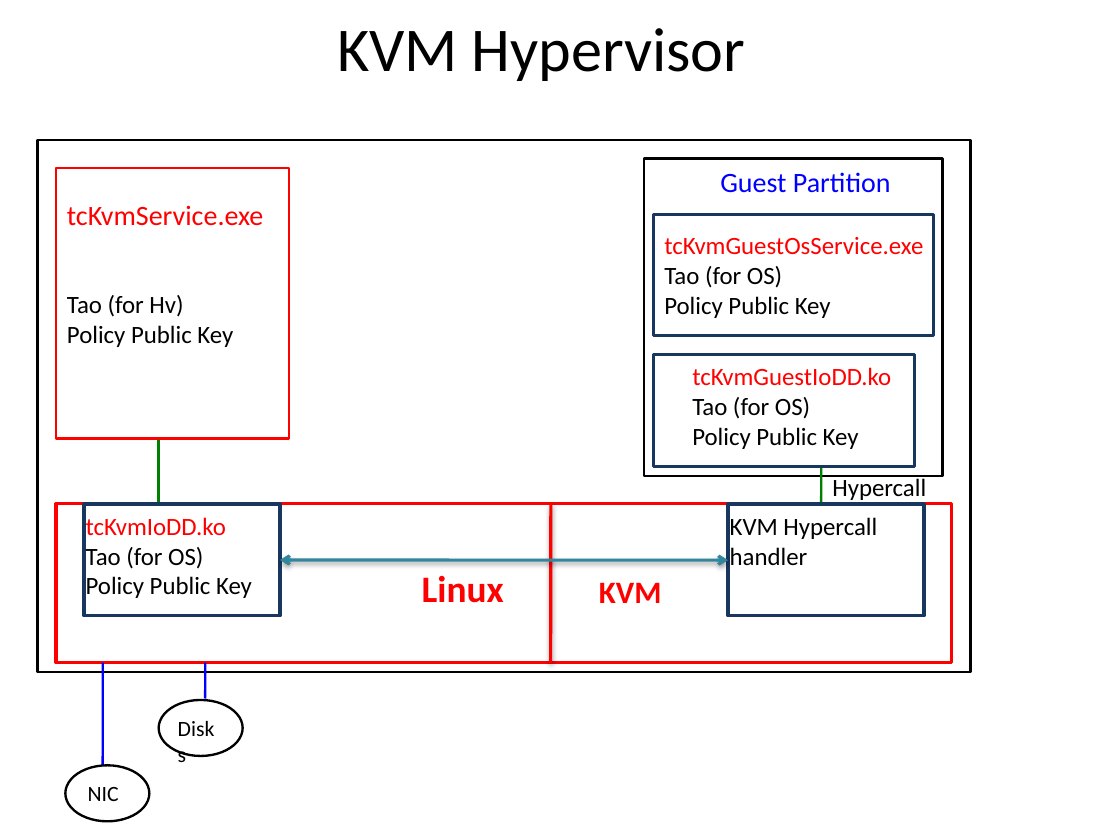
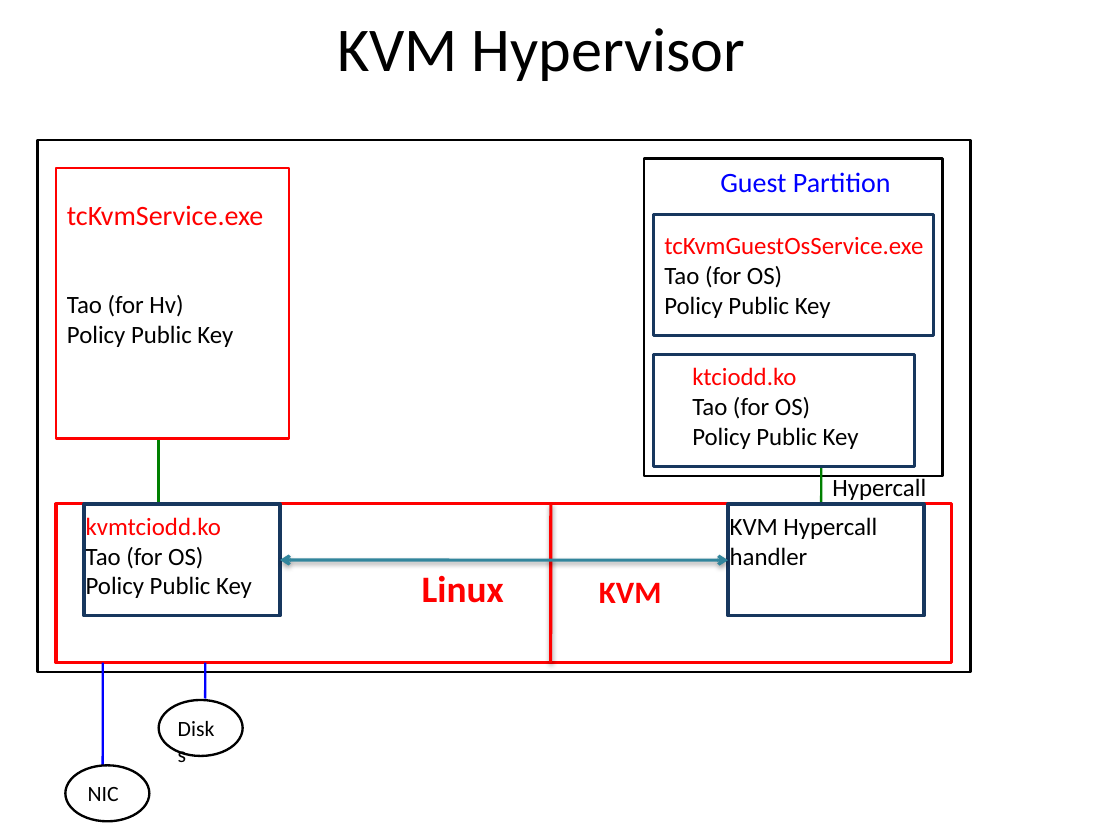
Before and after one commit to jlmucb/cloudproxy, a slide deck: slide 1 of Doc/KVMHv.pptx. Drawn at 1120x840 pixels with LibreOffice and Linux fonts; fonts in the diff are those of the drawing. Boxes give left, top, right and bottom in pixels: in the first picture for what was removed or moved away, otherwise in the second. Text is boxed around its words. In the diff, an @@ line names an element or a change of style, - is before the commit and + after.

```diff
--- a/Doc/KVMHv.pptx
+++ b/Doc/KVMHv.pptx
@@ text at <box>692,367,796,385</box>: text changed @@
-tcKvmGuestIoDD.ko
+ktciodd.ko
@@ text at <box>86,517,221,535</box>: text changed @@
-tcKvmIoDD.ko
+kvmtciodd.ko
```
Also in this commit, not shown: 8 other files.
